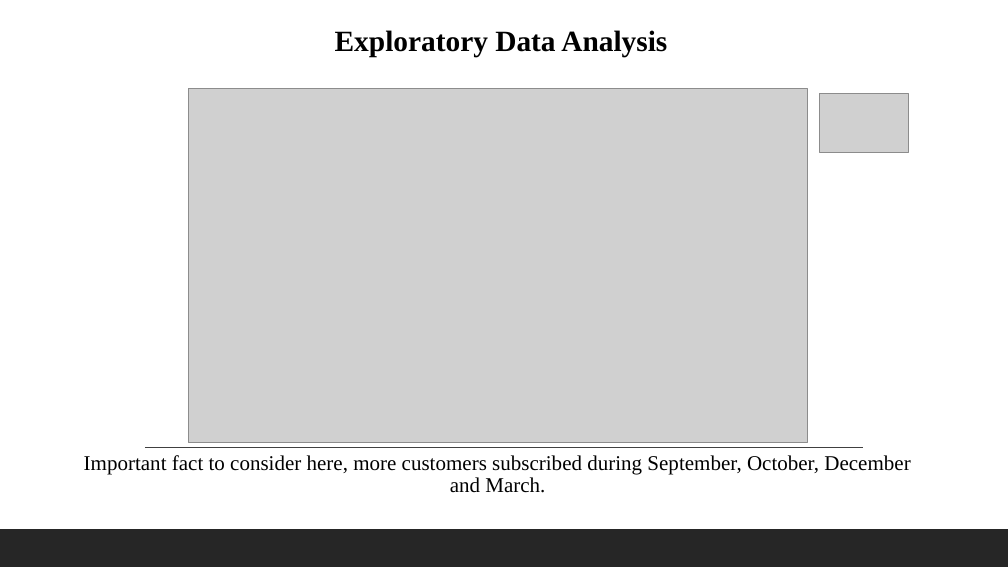
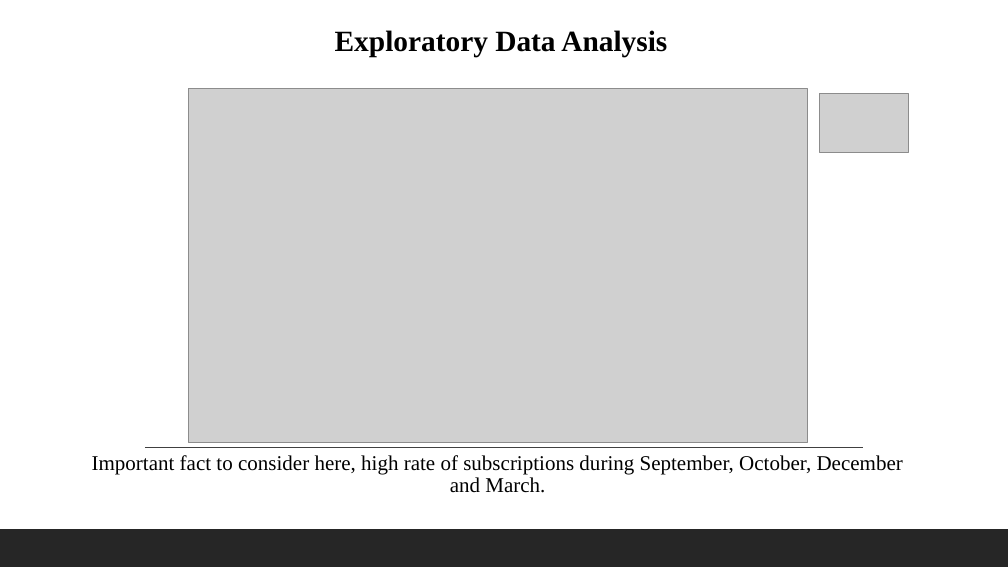
Before and after one commit to AnushaManjunath42/QL_Case_Study, a slide deck: slide 8 of DSA_CaseStudy_Anusha.pptx. Drawn at 1008x567 pixels with LibreOffice and Linux fonts; fonts in the diff are those of the drawing; grey boxes stand for pictures. Boxes give left, top, right and bottom in pixels: in the first picture for what was removed or moved away, otherwise in the second. Text is boxed around its words. In the diff, an @@ line names an element or a change of style, - is before the commit and + after.

```diff
--- a/DSA_CaseStudy_Anusha.pptx
+++ b/DSA_CaseStudy_Anusha.pptx
@@ text at (92, 455, 903, 493): text changed @@
-Important fact to consider here, more customers subscribed during September, October, December and March.
+Important fact to consider here, high rate of subscriptions during September, October, December and March.
```
Also in this commit, not shown: 11 other slides changed, 1 slide added, 1 slide removed.
